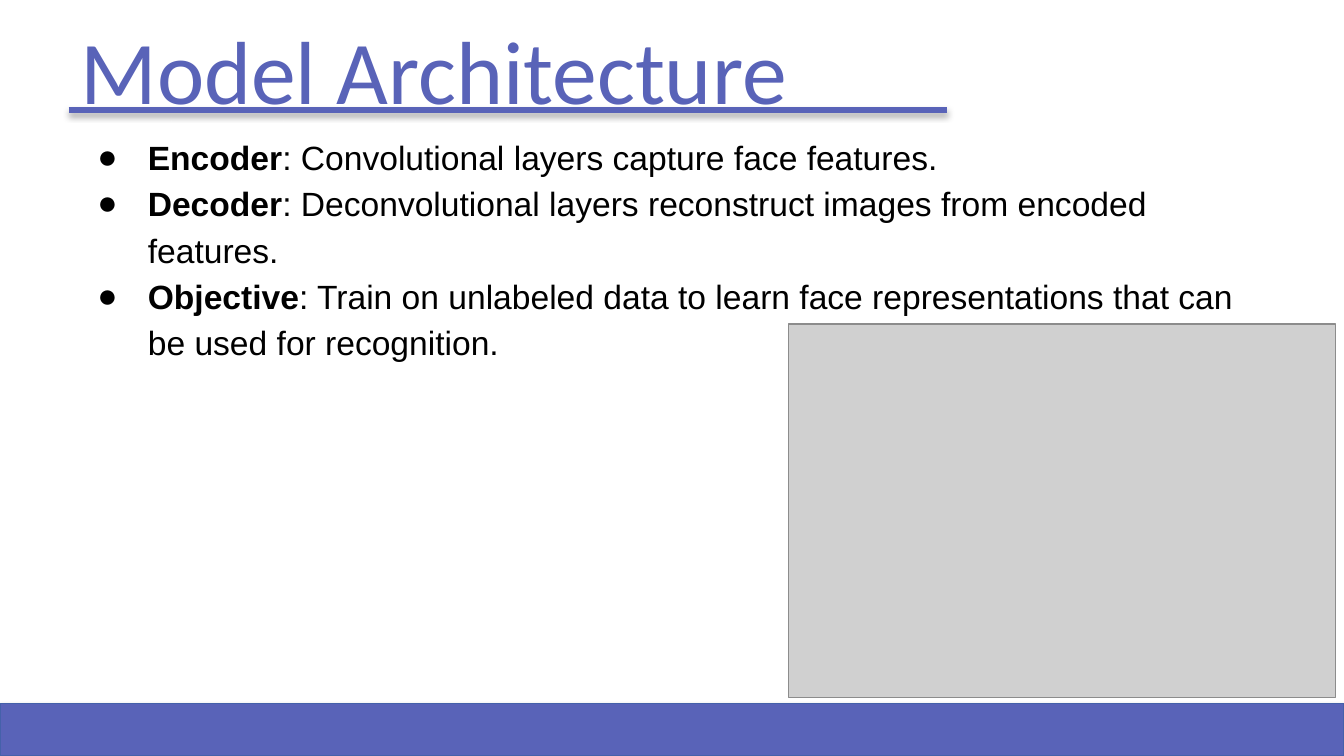
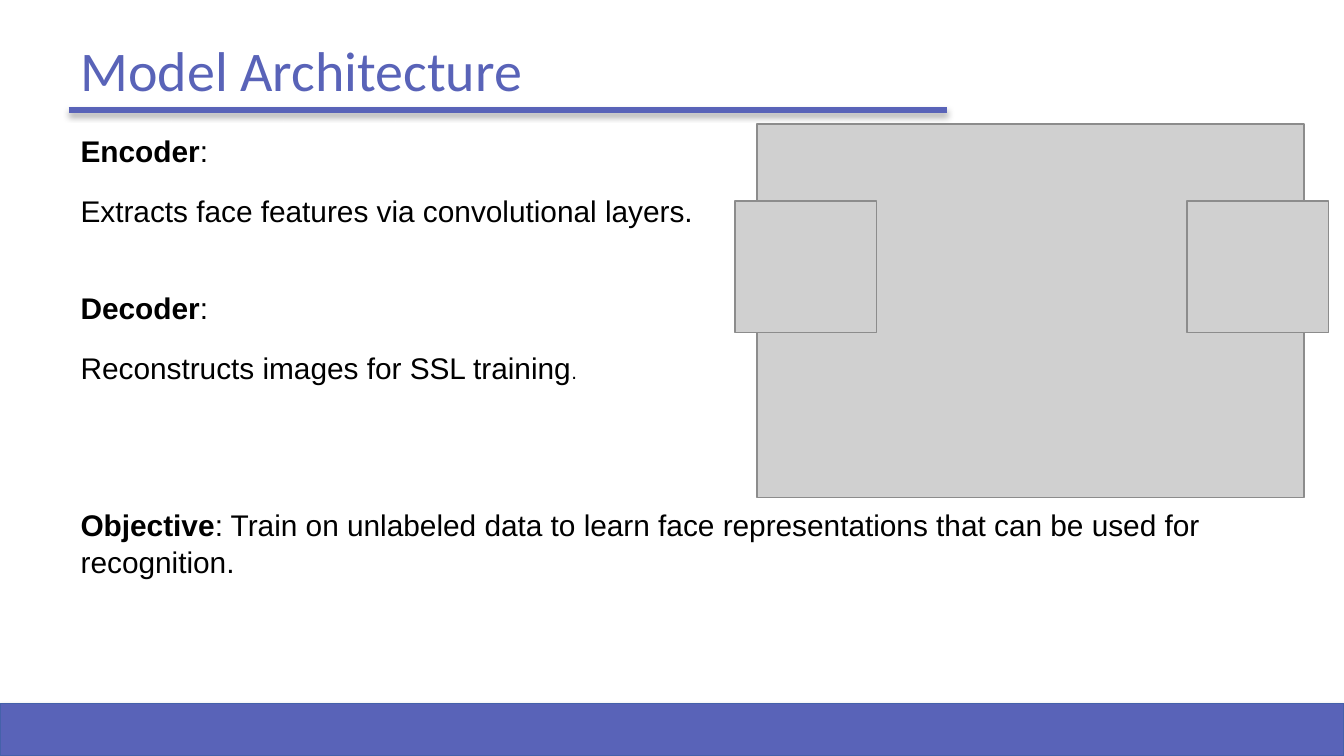
Before and after one commit to sidhu2690/IDC-409, a slide deck: slide 5 of Self-Supervised Approach to Facial Recognition.pptx. Drawn at 1344x756 pixels with LibreOffice and Linux fonts; fonts in the diff are those of the drawing; grey boxes stand for pictures; background and template pictures are left out. Boxes give left, top, right and bottom in pixels: in the first picture for what was removed or moved away, otherwise in the second. Text is boxed around its words. In the diff, an @@ line names an element or a change of style, - is before the commit and + after.

```diff
--- a/Self-Supervised Approach to Facial Recognition.pptx
+++ b/Self-Supervised Approach to Facial Recognition.pptx
@@ title "Model Architecture" at <box>81,52,522,92</box>: size 48 to 30 pt @@
@@ text at <box>81,140,693,385</box>: text changed; size 18 to 16 pt @@
-● Encoder: Convolutional layers capture face features.
-● Decoder: Deconvolutional layers reconstruct images from encoded features.
+Encoder:
+Extracts face features via convolutional layers.
+Decoder:
+Reconstructs images for SSL training.
@@ picture: place and size @@
-picture at <box>789,324,1336,698</box>
+picture at <box>757,124,1304,497</box>
@@ picture added at <box>735,202,876,333</box> @@
@@ picture added at <box>1187,202,1328,333</box> @@
@@ text at <box>81,514,1200,579</box>: size 18 to 16 pt in "Objective: Train on unlabeled data to learn ..."; bullet ● to none; line spacing 1.15 to 1.05; more space between paragraphs @@
```
Also in this commit, not shown: 8 other slides changed, 2 slides added.
